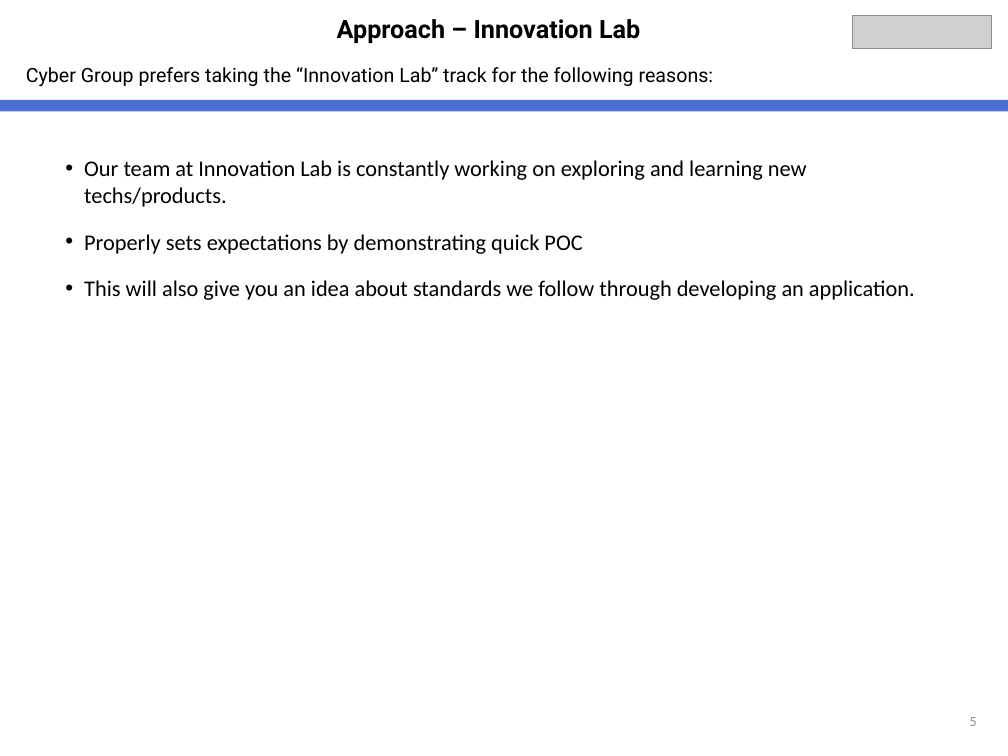
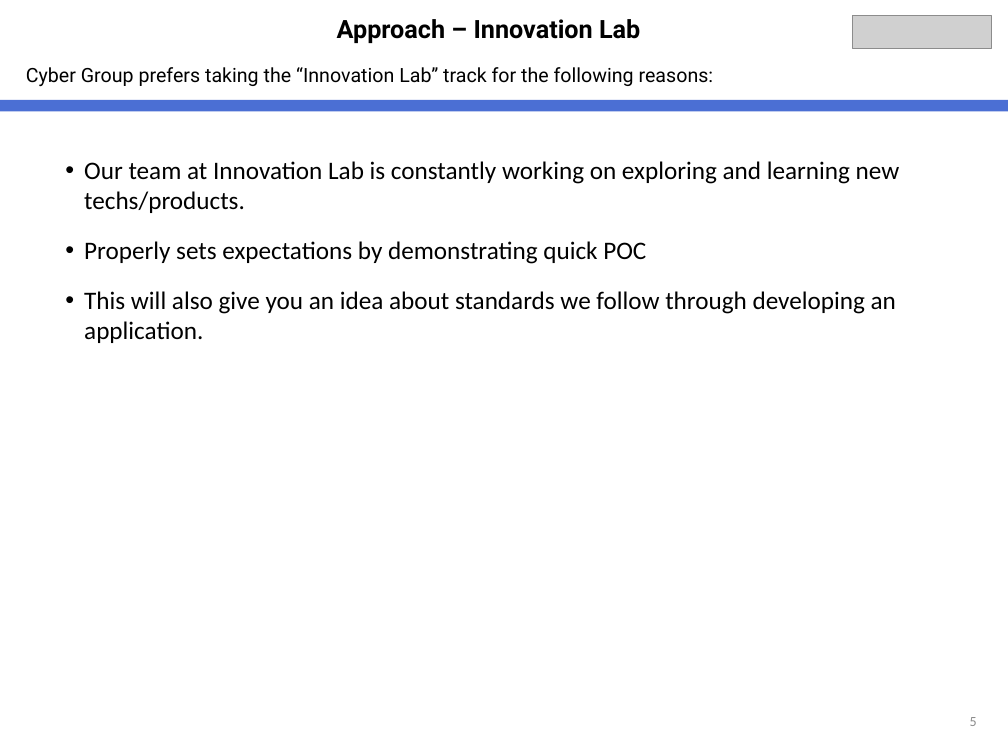
Before and after one commit to kulwantyadav101/Team3-HackTheMachine, a slide deck: slide 5 of presentation/SoftWidget Alexa Integration.pptx. Drawn at 1008x756 pixels with LibreOffice and Linux fonts; fonts in the diff are those of the drawing; grey boxes stand for pictures. Boxes give left, top, right and bottom in pixels: in the first picture for what was removed or moved away, otherwise in the second. Text is boxed around its words. In the diff, an @@ line names an element or a change of style, - is before the commit and + after.

```diff
--- a/presentation/SoftWidget Alexa Integration.pptx
+++ b/presentation/SoftWidget Alexa Integration.pptx
@@ text "Our team at Innovation Lab ..." at (84,161,900,343): size 16 to 18 pt @@
```
Also in this commit, not shown: 5 other slides changed.
